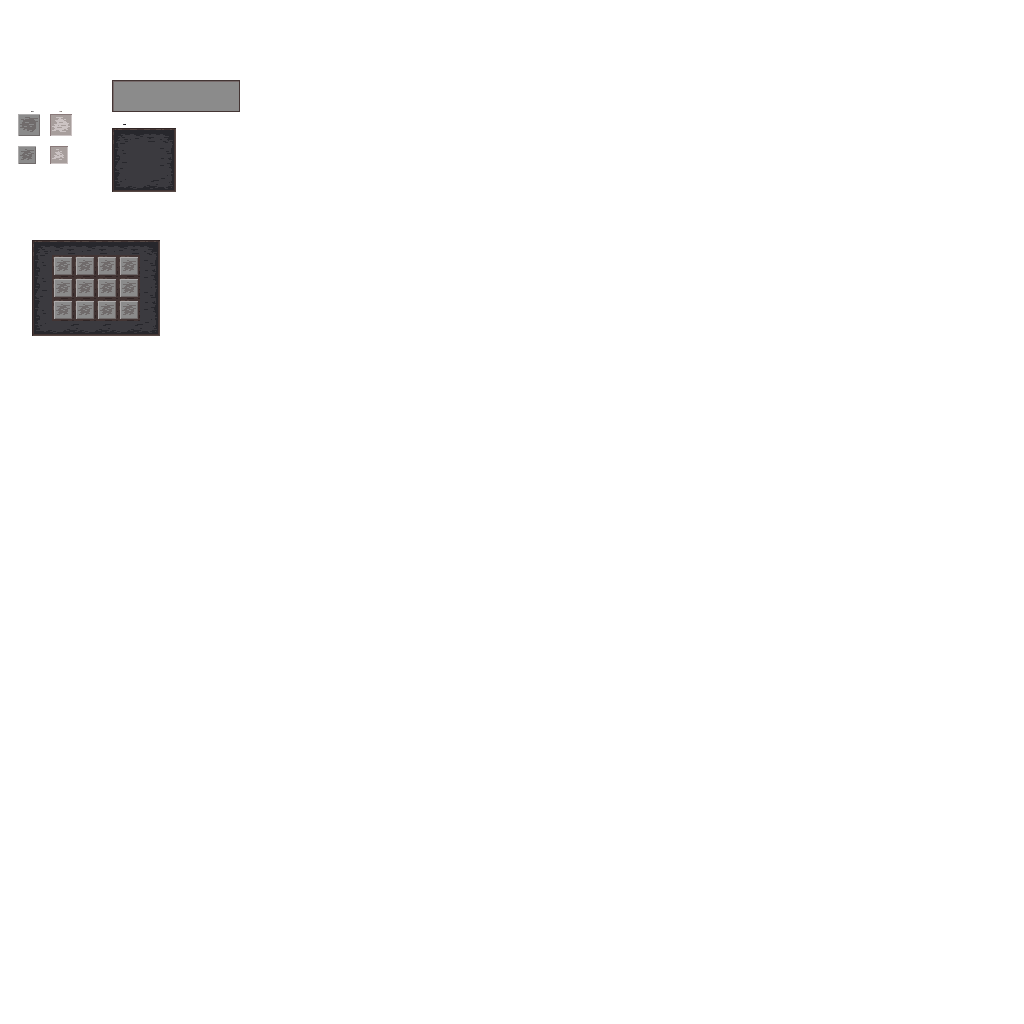
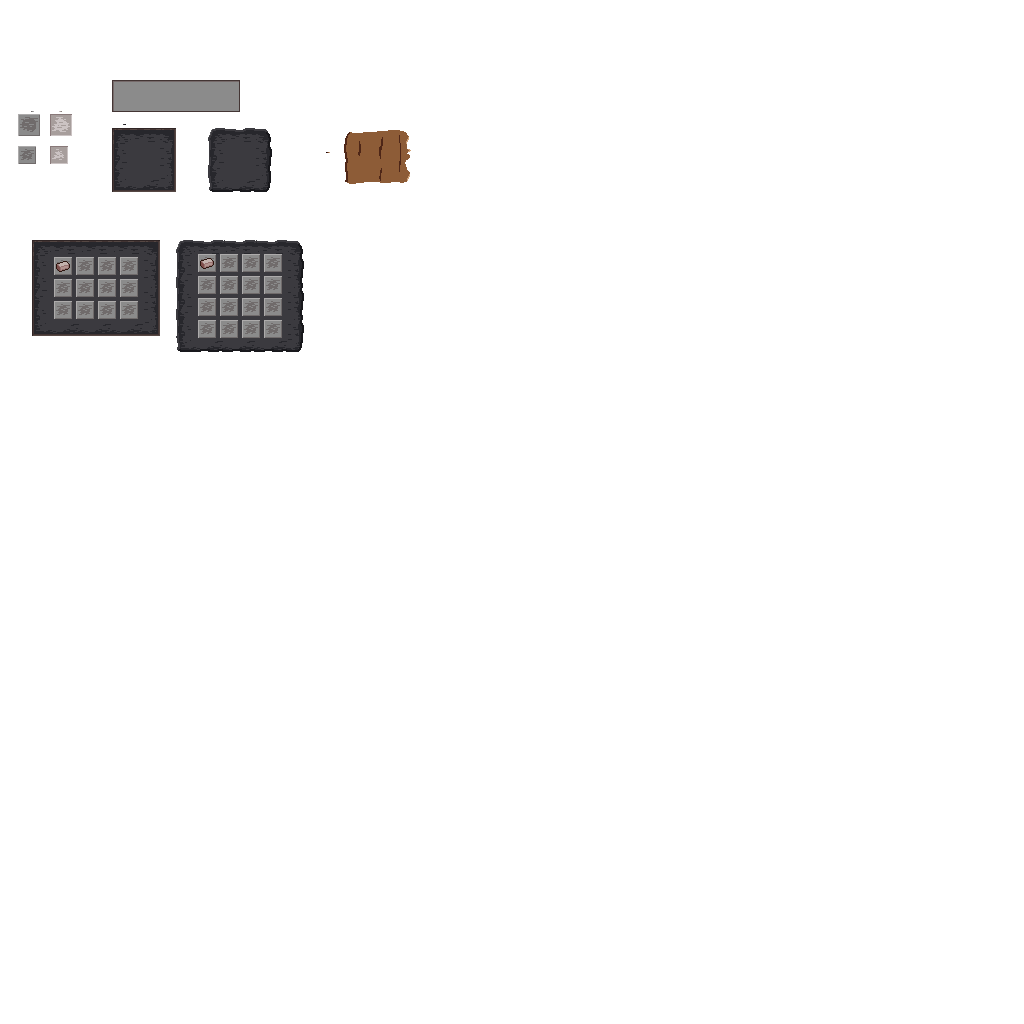
Revision of a layered (1024, 1024) image; what changed, layer by layer:
showed "above #1", painted on it over [56,258,214,272]
painted on "above" over [52,254,282,338]
painted on "Background" over [176,128,411,352]
